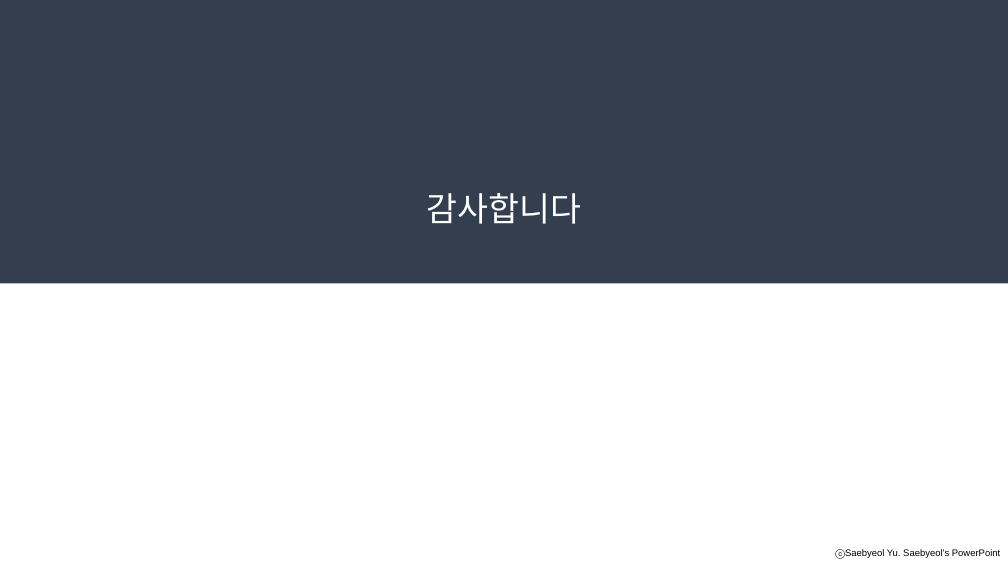
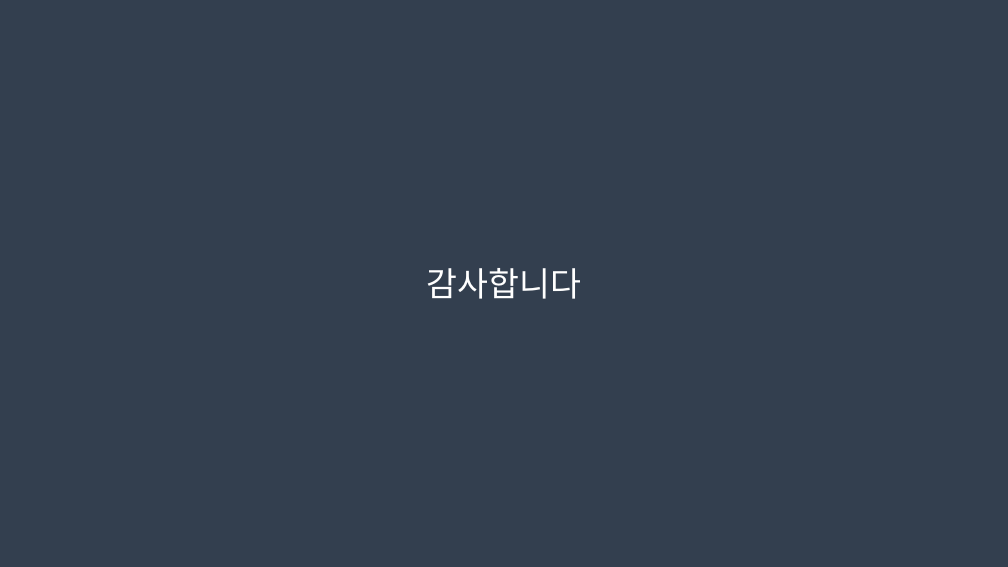
Before and after one commit to chungsuhyeon/project, a slide deck: slide 20 of Projectpp.pptx. Drawn at 1008x567 pixels with LibreOffice and Linux fonts; fonts in the diff are those of the drawing; background and template pictures are left out. Boxes give left, top, right and bottom in pixels: in the first picture for what was removed or moved away, otherwise in the second. Text is boxed around its words. In the diff, an @@ line names an element or a change of style, - is before the commit and + after.

Commit message:
ppt

```diff
--- a/Projectpp.pptx
+++ b/Projectpp.pptx
@@ rectangle: place and size @@
-rectangle at (0, 0, 1008, 284)
+rectangle at (0, 0, 1008, 567)
@@ text "감사합니다": place and size @@
-text "감사합니다" at (427, 193, 582, 224)
+text "감사합니다" at (427, 268, 582, 299)
```
Also in this commit, not shown: 2 other slides changed.
